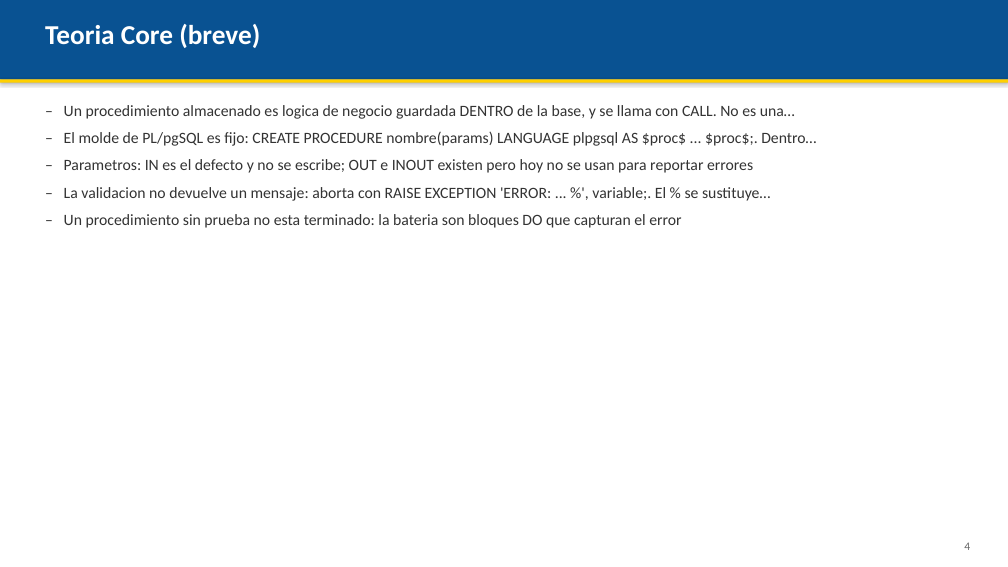
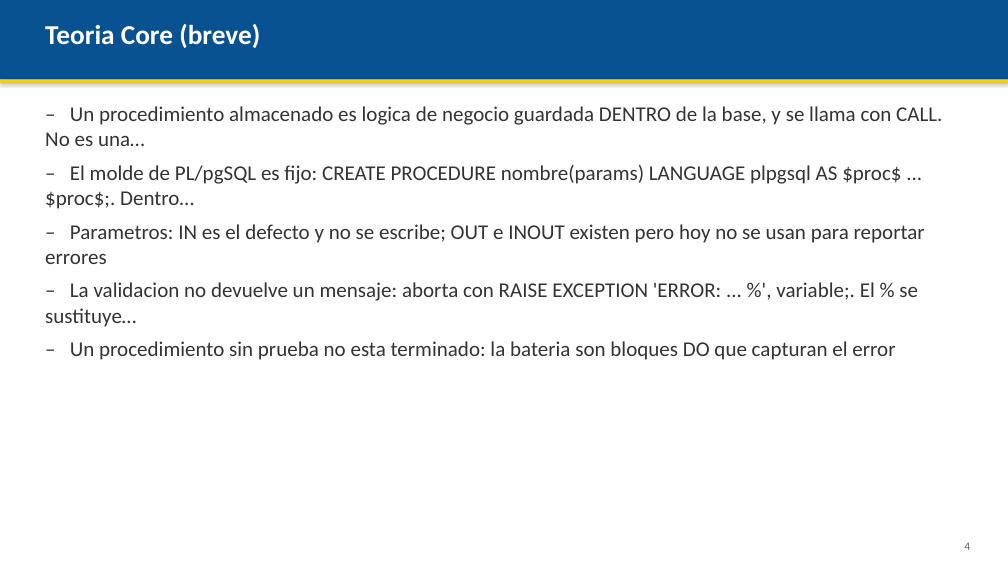
Before and after one commit to AndresDFX/UNIAJ, a slide deck: slide 4 of Bases de Datos II/Clases/Clase 3 - Procedimientos almacenados/Presentacion.pptx. Drawn at 1008x567 pixels with LibreOffice and Linux fonts; fonts in the diff are those of the drawing. Boxes give left, top, right and bottom in pixels: in the first picture for what was removed or moved away, otherwise in the second. Text is boxed around its words. In the diff, an @@ line names an element or a change of style, - is before the commit and + after.

```diff
--- a/Bases de Datos II/Clases/Clase 3 - Procedimientos almacenados/Presentacion.pptx
+++ b/Bases de Datos II/Clases/Clase 3 - Procedimientos almacenados/Presentacion.pptx
@@ text "– Un procedimiento almacenado es ..." at box(45, 106, 942, 360): size 15 to 20 pt @@
```
Also in this commit, not shown: 13 other slides changed, 1 slide added, 4 other files.
